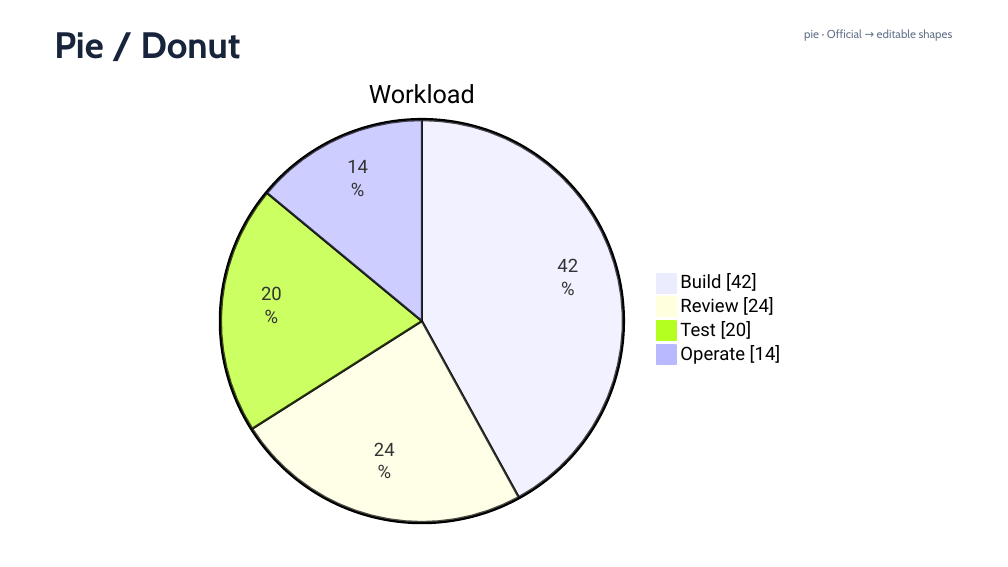
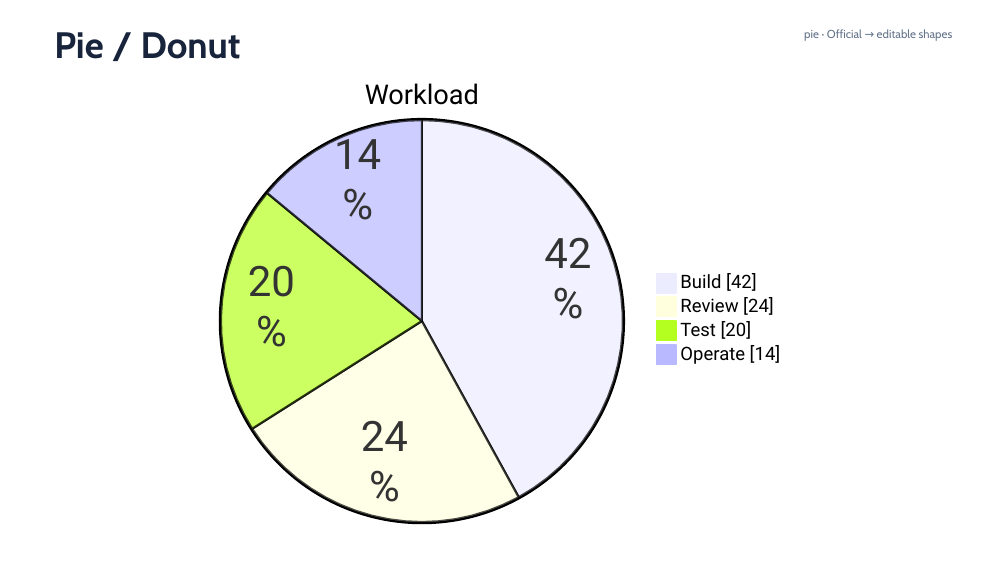
Before and after one commit to sci-gen/diagram-pptx, a slide deck: slide 9 of examples/mermaid-syntax/mermaid-11.16-gallery.pptx. Drawn at 1008x567 pixels with LibreOffice and Linux fonts; fonts in the diff are those of the drawing. Boxes give left, top, right and bottom in pixels: in the first picture for what was removed or moved away, otherwise in the second. Text is boxed around its words. In the diff, an @@ line names an element or a change of style, - is before the commit and + after.

```diff
--- a/examples/mermaid-syntax/mermaid-11.16-gallery.pptx
+++ b/examples/mermaid-syntax/mermaid-11.16-gallery.pptx
@@ text "Workload" at [365, 83, 479, 105]: size 24 to 25.9 pt @@
@@ text "14%": place and size @@
-text "14%" at [347, 160, 368, 173]
+text "14%" at [334, 130, 381, 169]
@@ text "42%": place and size @@
-text "42%" at [557, 258, 578, 272]
+text "42%" at [544, 237, 591, 268]
@@ size 17.6 to 40 pt in 4 elements at [544, 237, 591, 268], [361, 420, 408, 451], [334, 130, 381, 169], [248, 265, 295, 297] @@
@@ text "20%": place and size @@
-text "20%" at [261, 286, 282, 300]
+text "20%" at [248, 265, 295, 297]
@@ text "24%": place and size @@
-text "24%" at [374, 442, 395, 456]
+text "24%" at [361, 420, 408, 451]
```
Also in this commit, not shown: 20 other slides changed, 27 other files.
